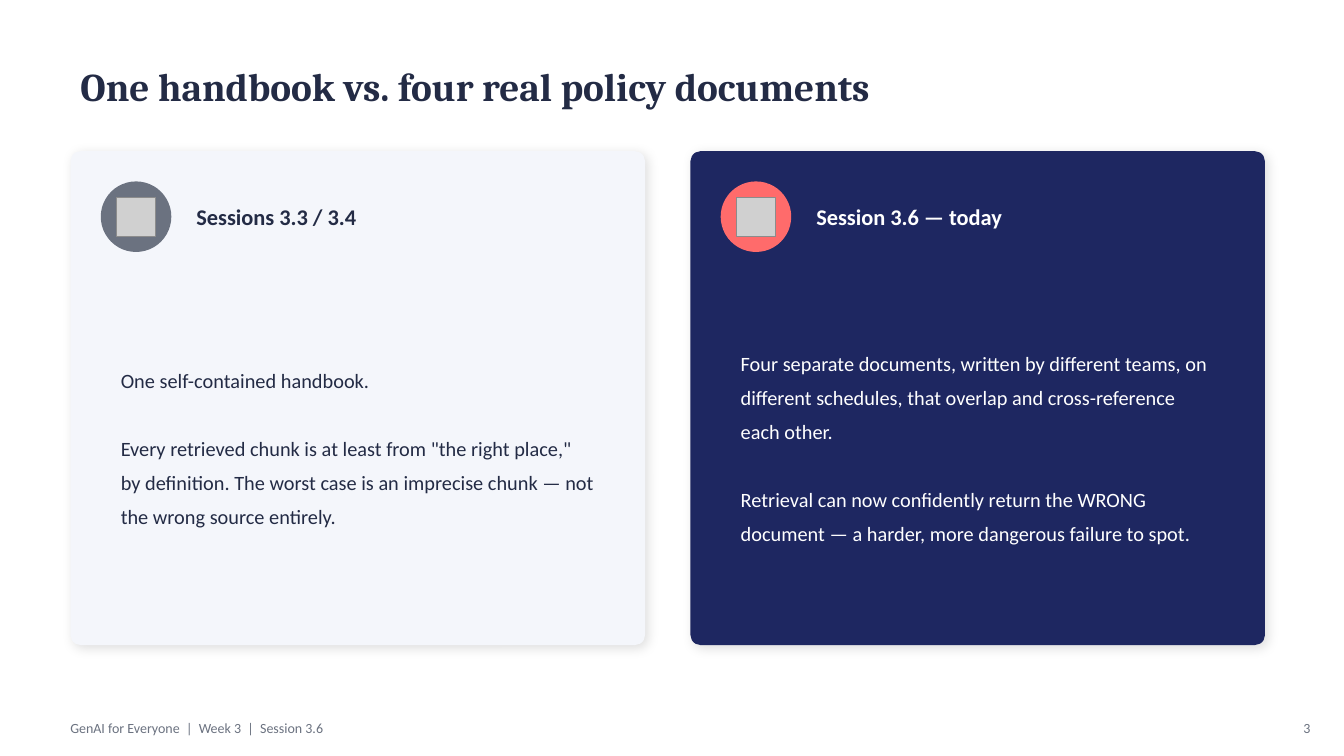
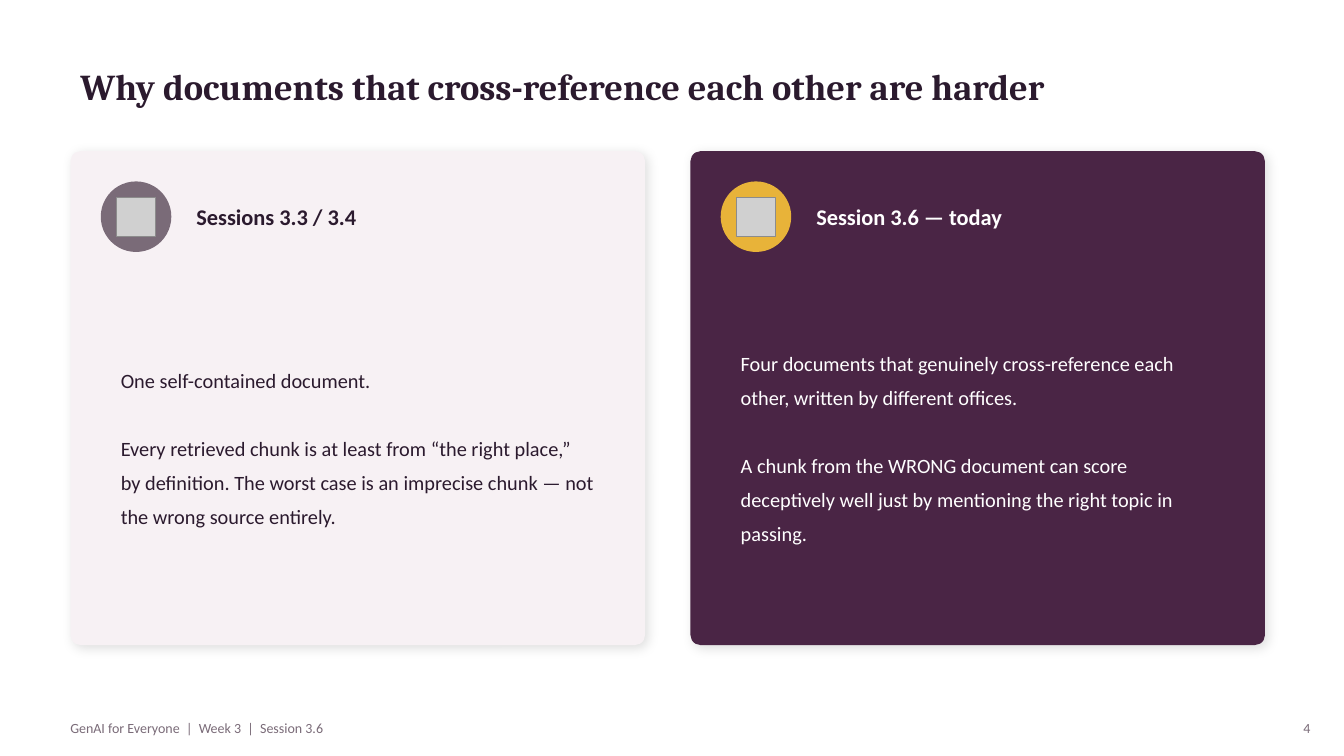
Before and after one commit to TechNaom/genai-for-everyone, a slide deck: slide 4 of slides/week-03/session-3.6.pptx (slide 3 before the commit). Drawn at 1344x756 pixels with LibreOffice and Linux fonts; fonts in the diff are those of the drawing; grey boxes stand for pictures. Boxes give left, top, right and bottom in pixels: in the first picture for what was removed or moved away, otherwise in the second. Text is boxed around its words. In the diff, an @@ line names an element or a change of style, - is before the commit and + after.

Commit message:
Rebuild Session 3.6 from scratch: campus Q&A bot, new corpus, new bug

```diff
--- a/slides/week-03/session-3.6.pptx
+++ b/slides/week-03/session-3.6.pptx
@@ text at [80, 74, 1044, 108]: text changed; size 28 to 26 pt; text colour #232B45 to #2B1A2E @@
-One handbook vs. four real policy documents
+Why documents that cross-reference each other are harder
@@ rounded rectangle at [71, 151, 645, 645]: fill #F4F6FB to #F7F1F4 @@
@@ rounded rectangle at [691, 151, 1265, 645]: fill #1E2761 to #4A2545 @@
@@ ellipse at [101, 181, 171, 252]: fill #6B7280 to #7A6B78 @@
@@ text "Sessions 3.3 / 3.4" at [196, 209, 357, 225]: text colour #232B45 to #2B1A2E @@
@@ ellipse at [721, 181, 791, 252]: fill #FF6B6B to #E8B339 @@
@@ text at [741, 357, 1173, 545]: text changed @@
-Four separate documents, written by different teams, on different schedules, that overlap and cross-reference each other.
-Retrieval can now confidently return the WRONG document — a harder, more dangerous failure to spot.
+Four documents that genuinely cross-reference each other, written by different offices.
+A chunk from the WRONG document can score deceptively well just by mentioning the right topic in passing.
@@ text at [121, 374, 593, 528]: text changed; text colour #232B45 to #2B1A2E @@
-One self-contained handbook.
-Every retrieved chunk is at least from "the right place," by definition. The worst case is an imprecise chunk — not the wrong source entirely.
+One self-contained document.
+Every retrieved chunk is at least from “the right place,” by definition. The worst case is an imprecise chunk — not the wrong source entirely.
@@ text "GenAI for Everyone | Week ..." at [70, 723, 323, 735]: text colour #6B7280 to #7A6B78 @@
@@ text at [1303, 724, 1310, 733]: text changed; text colour #6B7280 to #7A6B78 @@
-3
+4
```
Also in this commit, not shown: 7 other slides changed, 2 slides added, 2 slides removed, 10 other files.
